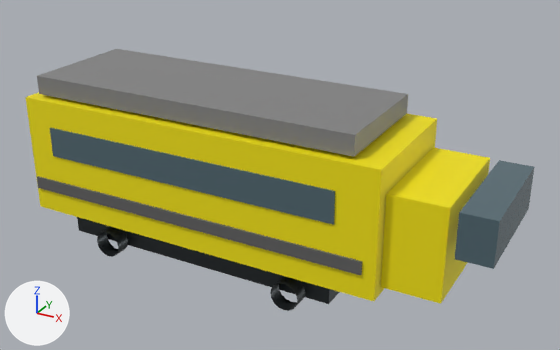
One commit to the glTF model public/models/trains/regiojet-cz.glb: the scene before it, then after it.
Camera for both pictures: a 50 mm camera at (2.51, -3.84, 2.56) aimed at (0.39, 0.02, 0.63). The axes (+X, +Y, +Z) are drawn at lower left. The lights are the same throughout. The older version comes first.

Objects in the first picture: 'body_shell', 'bogie_front_0', 'bogie_front_1', 'front_glass', 'front_nose', 'livery_stripe', 'roof', 'undercarriage', 'window_band'.
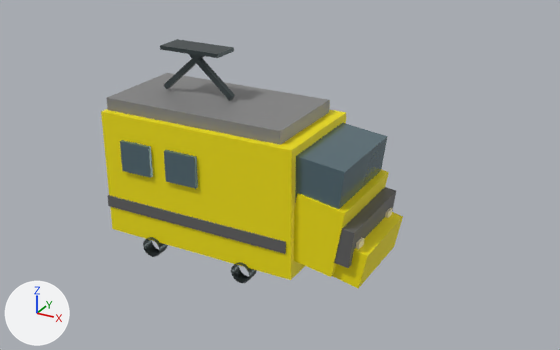
Location of each change, [x1, y1, x2, y2] in pixels of the pictures (560 x 350 px):
'body_shell', moved, rescaled (40% narrower, 18% shorter)
    before: [25, 93, 437, 302]
    after: [101, 109, 346, 280]
'roof', moved, rescaled (40% narrower, 33% shorter)
    before: [37, 49, 408, 157]
    after: [106, 73, 330, 145]
'front_nose', moved, turned, rescaled
    before: [381, 147, 490, 304]
    after: [294, 169, 389, 277]
'window_band', recoloured, moved, turned, rescaled (not visible afterwards)
    before: [50, 128, 335, 225]
'front_glass', recoloured, reshaped, moved, turned, rescaled
    before: [455, 160, 535, 269]
    after: [332, 212, 403, 288]
'vectron_dark_brow', added
    after: [295, 123, 387, 209]
'livery_stripe', moved, rescaled
    before: [37, 176, 362, 275]
    after: [107, 195, 286, 254]
'undercarriage', surface changed, moved, rescaled (not visible afterwards)
    before: [77, 217, 339, 304]
'vectron_livery_face', added
    after: [334, 187, 396, 268]
'window_0.72_1_1', added
    after: [164, 150, 198, 189]
'window_0.72_0_1', added
    after: [120, 140, 153, 178]
'bogie_front_1', surface changed, moved, rescaled
    before: [270, 276, 305, 311]
    after: [231, 262, 257, 283]
'bogie_front_0', surface changed, moved, rescaled
    before: [97, 227, 128, 257]
    after: [143, 237, 168, 257]
'pantograph_head_-0.18', added
    after: [160, 39, 234, 58]
'pantograph_right_-0.18', added
    after: [189, 54, 235, 101]
'pantograph_left_-0.18', added
    after: [164, 55, 204, 89]
'headlight_1', added
    after: [356, 237, 364, 249]
'headlight_0', added
    after: [385, 208, 392, 218]

What changed in the scene script:
```text
Change mat_wheel_material:
    mat_wheel_material.roughness: 0.42 -> 0.38
Change me_windows_cube:
    where me_windows_cube.from_pydata(...)  # 8 vertices, 12 faces; spans x -0.5..0.5, y -0.5..0.5, z -0.5..0.5
    remove me_windows_cube.materials.append(mat_window_material)  # greyish cyan #637c85
    add me_windows_cube.materials.append(mat_windows_material)  # greyish cyan #637c85
Change ob_body_shell:
    ob_body_shell.location: (0.0, 0.0, 0.62) -> (0.0, 0.0, 0.57)
    ob_body_shell.scale: (2.45, 0.88, 0.78) -> (1.34, 0.72, 0.82)
Change ob_window_band:
    ob_window_band.location: (-0.03, 0.0, 0.74) -> (0.86, 0.14, 0.72)
    ob_window_band.rotation_euler: (0.0, 0.0, 0.0) -> (0.0, 0.08, 0.0)  # degrees (0, 0, 0) -> degrees (0, 4.6, 0)
    ob_window_band.scale: (2.01, 0.9, 0.195) -> (0.035, 0.235, 0.28)
Change ob_livery_stripe:
    ob_livery_stripe.location: (-0.03, 0.0, 0.42) -> (-0.02, 0.0, 0.37)
    ob_livery_stripe.scale: (2.35, 0.91, 0.08) -> (1.31, 0.74, 0.075)
Change ob_roof:
    ob_roof.location: (-0.05, 0.0, 1.09) -> (-0.04, 0.0, 1.01)
    ob_roof.scale: (2.21, 0.78, 0.12) -> (1.23, 0.63, 0.1)
Change ob_undercarriage:
    ob_undercarriage.location: (-0.05, 0.0, 0.14) -> (-0.05, 0.0, 0.19)
    ob_undercarriage.scale: (1.91, 0.66, 0.18) -> (1.02, 0.58, 0.14)
Change ob_front_nose:
    ob_front_nose.location: (1.405, 0.0, 0.57) -> (0.8, 0.0, 0.47)
    ob_front_nose.rotation_euler: (0.0, 0.0, 0.0) -> (0.0, 0.17, 0.0)  # degrees (0, 0, 0) -> degrees (0, 10, 0)
    ob_front_nose.scale: (0.34, 0.75, 0.562) -> (0.3, 0.65, 0.43)
Change ob_front_glass:
    ob_front_glass: bpy.data.objects.new('front_glass', me_windows_cube) -> bpy.data.objects.new('front_glass', me_body_cube)
    ob_front_glass.location: (1.725, 0.0, 0.71) -> (0.99, 0.0, 0.31)
    ob_front_glass.rotation_euler: (0.0, 0.0, 0.0) -> (0.0, 0.2, 0.0)  # degrees (0, 0, 0) -> degrees (0, 11, 0)
    ob_front_glass.scale: (0.2, 0.77, 0.265) -> (0.2, 0.56, 0.23)
Change ob_bogie_front_0:
    ob_bogie_front_0.location: (-0.661, -0.38, 0.08) -> (-0.335, -0.34, 0.12)
    ob_bogie_front_0.scale: (0.18, 0.18, 0.1) -> (0.13, 0.13, 0.09)
Change ob_bogie_front_1:
    ob_bogie_front_1.location: (0.661, -0.38, 0.08) -> (0.335, -0.34, 0.12)
    ob_bogie_front_1.scale: (0.18, 0.18, 0.1) -> (0.13, 0.13, 0.09)
Add ob_vectron_livery_face:
    ob_vectron_livery_face = bpy.data.objects.new('vectron_livery_face', me_accent_cube)
    ob_vectron_livery_face.parent = ob_train_root
    ob_vectron_livery_face.location = (0.88, 0.0, 0.45)
    ob_vectron_livery_face.rotation_euler = (0.0, 0.12, 0.0)  # degrees (0, 6.9, 0)
    ob_vectron_livery_face.scale = (0.3, 0.64, 0.23)
Add ob_vectron_dark_brow:
    ob_vectron_dark_brow = bpy.data.objects.new('vectron_dark_brow', me_windows_cube)
    ob_vectron_dark_brow.parent = ob_train_root
    ob_vectron_dark_brow.location = (0.78, 0.0, 0.76)
    ob_vectron_dark_brow.rotation_euler = (0.0, 0.12, 0.0)  # degrees (0, 6.9, 0)
    ob_vectron_dark_brow.scale = (0.34, 0.62, 0.31)
Add ob_pantograph_head__0_18:
    ob_pantograph_head__0_18 = bpy.data.objects.new('pantograph_head_-0.18', me_wheel_cube)
    ob_pantograph_head__0_18.parent = ob_train_root
    ob_pantograph_head__0_18.location = (-0.18, 0.0, 1.36)
    ob_pantograph_head__0_18.scale = (0.42, 0.18, 0.025)
Add ob_pantograph_right__0_18:
    ob_pantograph_right__0_18 = bpy.data.objects.new('pantograph_right_-0.18', me_wheel_cube)
    ob_pantograph_right__0_18.parent = ob_train_root
    ob_pantograph_right__0_18.location = (-0.09, 0.0, 1.22)
    ob_pantograph_right__0_18.rotation_euler = (0.0, 0.72, 0.0)  # degrees (0, 41, 0)
    ob_pantograph_right__0_18.scale = (0.42, 0.035, 0.035)
Add ob_pantograph_left__0_18:
    ob_pantograph_left__0_18 = bpy.data.objects.new('pantograph_left_-0.18', me_wheel_cube)
    ob_pantograph_left__0_18.parent = ob_train_root
    ob_pantograph_left__0_18.location = (-0.27, 0.0, 1.22)
    ob_pantograph_left__0_18.rotation_euler = (0.0, -0.72, 0.0)  # degrees (0, -41, 0)
    ob_pantograph_left__0_18.scale = (0.42, 0.035, 0.035)
Add ob_headlight_1:
    ob_headlight_1 = bpy.data.objects.new('headlight_1', me_lamp_cube)  # a box spanning x -0.5..0.5, y -0.5..0.5, z -0.5..0.5; in mat_lamp_material (beige #fff4cd)
    ob_headlight_1.parent = ob_train_root
    ob_headlight_1.location = (1.03, -0.22, 0.42)
    ob_headlight_1.scale = (0.035, 0.07, 0.07)
Add ob_headlight_0:
    ob_headlight_0 = bpy.data.objects.new('headlight_0', me_lamp_cube)  # a box spanning x -0.5..0.5, y -0.5..0.5, z -0.5..0.5; in mat_lamp_material (beige #fff4cd)
    ob_headlight_0.parent = ob_train_root
    ob_headlight_0.location = (1.03, 0.22, 0.42)
    ob_headlight_0.scale = (0.035, 0.07, 0.07)
Add ob_window_0_72_1_1:
    ob_window_0_72_1_1 = bpy.data.objects.new('window_0.72_1_1', me_windows_cube)
    ob_window_0_72_1_1.parent = ob_train_root
    ob_window_0_72_1_1.location = (-0.0737, -0.371, 0.72)
    ob_window_0_72_1_1.scale = (0.221, 0.025, 0.2)
Add ob_window_0_72_0_1:
    ob_window_0_72_0_1 = bpy.data.objects.new('window_0.72_0_1', me_windows_cube)
    ob_window_0_72_0_1.parent = ob_train_root
    ob_window_0_72_0_1.location = (-0.409, -0.371, 0.72)
    ob_window_0_72_0_1.scale = (0.221, 0.025, 0.2)
```
